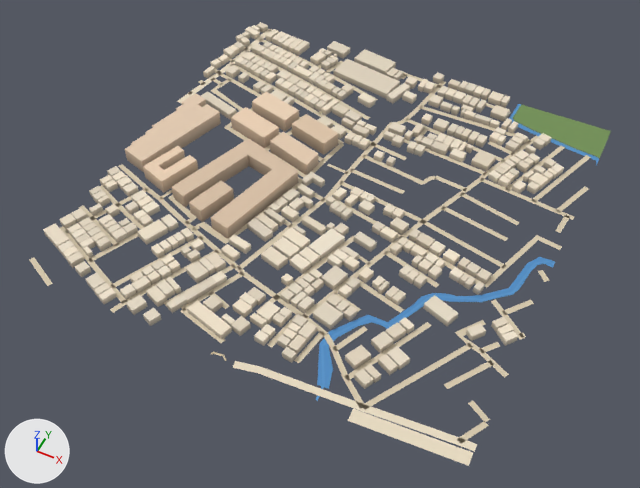
The glTF model public/assets/bengaluru-region-v1/tiles/t-5_15-l0.glb, before and after one commit.
Both versions are drawn from a 50 mm lens placed at (-1948.0, 7104.0, 717.0), pointed at (-2248.0, 7703.0, -32.0). The lights are fixed; the arrows at lower left show +X, +Y and +Z. The first picture is the older version. Vertices at exactly the same position are counted once.

The first picture shows 'building', 'ground', 'water'.
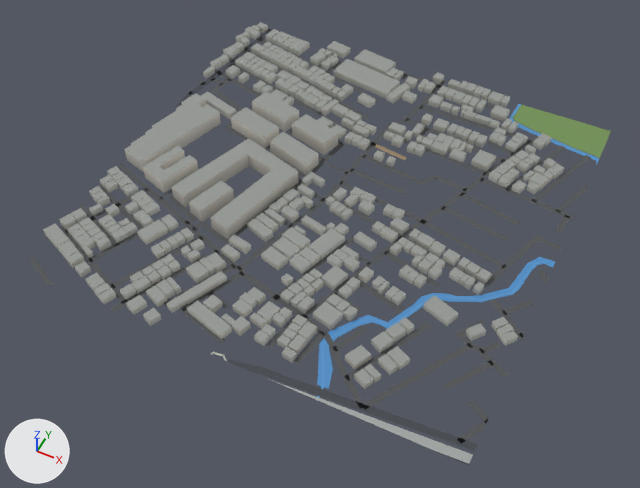
Edits to the scene script, one JSON object a line:
```json
{"block": "me_building", "where": "# used by ob_building; location = (-2500.0, 7500.0, 0.0)"}
{"op": "remove", "block": "me_building", "code": "me_building.from_pydata(...)  # 3282 vertices, 4163 faces; spans x -10.0..495.0, y 3.0..508.0, z 0.0..18.0"}
{"op": "add", "block": "me_building", "code": "me_building.from_pydata(...)  # 3282 vertices, 5012 faces; spans x -10.0..495.0, y 3.0..508.0, z 0.0..18.0"}
{"block": "me_building", "change": "me_building part 1: 4163 kept faces spanning x -10.0..495.0, y 3.0..508.0, z 0.0..18.0 get new vertex colours; the middle colour goes from pale yellow #daceb9 to light grey #c3c4bd"}
{"block": "me_ground", "where": "# used by ob_ground; location = (-2500.0, 7500.0, 0.0)"}
{"op": "remove", "block": "me_ground", "code": "me_ground.from_pydata(...)  # 886 vertices, 687 faces; spans x -4.0..503.0, y -7.0..501.0, z 1.0"}
{"op": "add", "block": "me_ground", "code": "me_ground.from_pydata(...)  # 913 vertices, 710 faces; spans x 0.0..500.0, y 0.0..500.0, z 1.0"}
{"block": "me_ground", "change": "me_ground part 2: the loose piece of 6 vertices spanning x -1.0..42.0, y -3.0..23.0, z 1.0 is rebuilt with 8 vertices and now spans x 0.0..44.0, y 0.0..24.0, z 1.0"}
{"block": "me_ground", "change": "me_ground part 3: a new loose piece of 14 vertices spanning x 297.0..500.0, y 0.0..12.0, z 1.0, in mat_ground"}
{"block": "me_ground", "change": "me_ground part 4: 29 vertices moved from x -4.0..136.0, y 1.0..456.0, z 1.0 to x 0.0..137.0, y 0.0..450.0, z 1.0; 9 vertices removed from x -1.0..120.0, y -1.0..501.0, z 1.0; 17 vertices added at x 0.0..114.0, y 0.0..500.0, z 1.0"}
{"block": "me_ground", "change": "me_ground part 5: 12 vertices moved from x 437.0..503.0, y 11.0..391.0, z 1.0 to x 437.0..500.0, y 0.0..399.0, z 1.0; 15 vertices removed from x 384.0..503.0, y -7.0..294.0, z 1.0; 17 vertices added at x 470.0..500.0, y 0.0..293.0, z 1.0"}
{"block": "me_ground", "change": "me_ground part 6: 2 vertices moved from x 251.0..252.0, y -1.0..1.0, z 1.0 to x 250.0..253.0, y 0.0, z 1.0; 2 vertices removed from x 260.0..261.0, y -4.0..4.0, z 1.0; 3 vertices added at x 253.0..280.0, y 0.0..2.0, z 1.0"}
{"block": "me_ground", "change": "me_ground part 7: 602 kept faces spanning x 0.0..500.0, y 0.0..500.0, z 1.0 get new vertex colours; the middle colour goes from beige #d7c9ae to dark grey #535556"}
{"block": "me_ground", "change": "other edits to the shape of me_ground do not show in these pictures"}
```

Pixel boxes (x1, y1, x2, y2) of what changed, in the pictures (640 x 488 px; the box of a moved part takes in the faces that stretch with it):
```json
{"object": "ground", "change": "reshaped", "before": [29, 25, 611, 466], "after": [30, 24, 611, 465]}
{"part": 1, "of": "me_building", "change": "recoloured", "before": [43, 22, 564, 389], "after": [43, 22, 564, 389], "on screen": "darker"}
{"part": 2, "of": "me_ground", "change": "rebuilt", "before": [29, 257, 53, 286], "after": [30, 256, 53, 286]}
{"part": 3, "of": "me_ground", "change": "added", "after": [269, 379, 473, 464]}
{"part": 4, "of": "me_ground", "change": "moved or reshaped", "before": [60, 29, 272, 313], "after": [60, 24, 272, 312]}
{"part": 5, "of": "me_ground", "change": "moved or reshaped", "before": [348, 186, 589, 466], "after": [438, 183, 589, 465]}
{"part": 6, "of": "me_ground", "change": "moved or reshaped", "before": [223, 356, 260, 373], "after": [223, 356, 260, 373]}
{"part": 7, "of": "me_ground", "change": "recoloured", "before": [63, 30, 591, 465], "after": [63, 30, 591, 465]}
```
